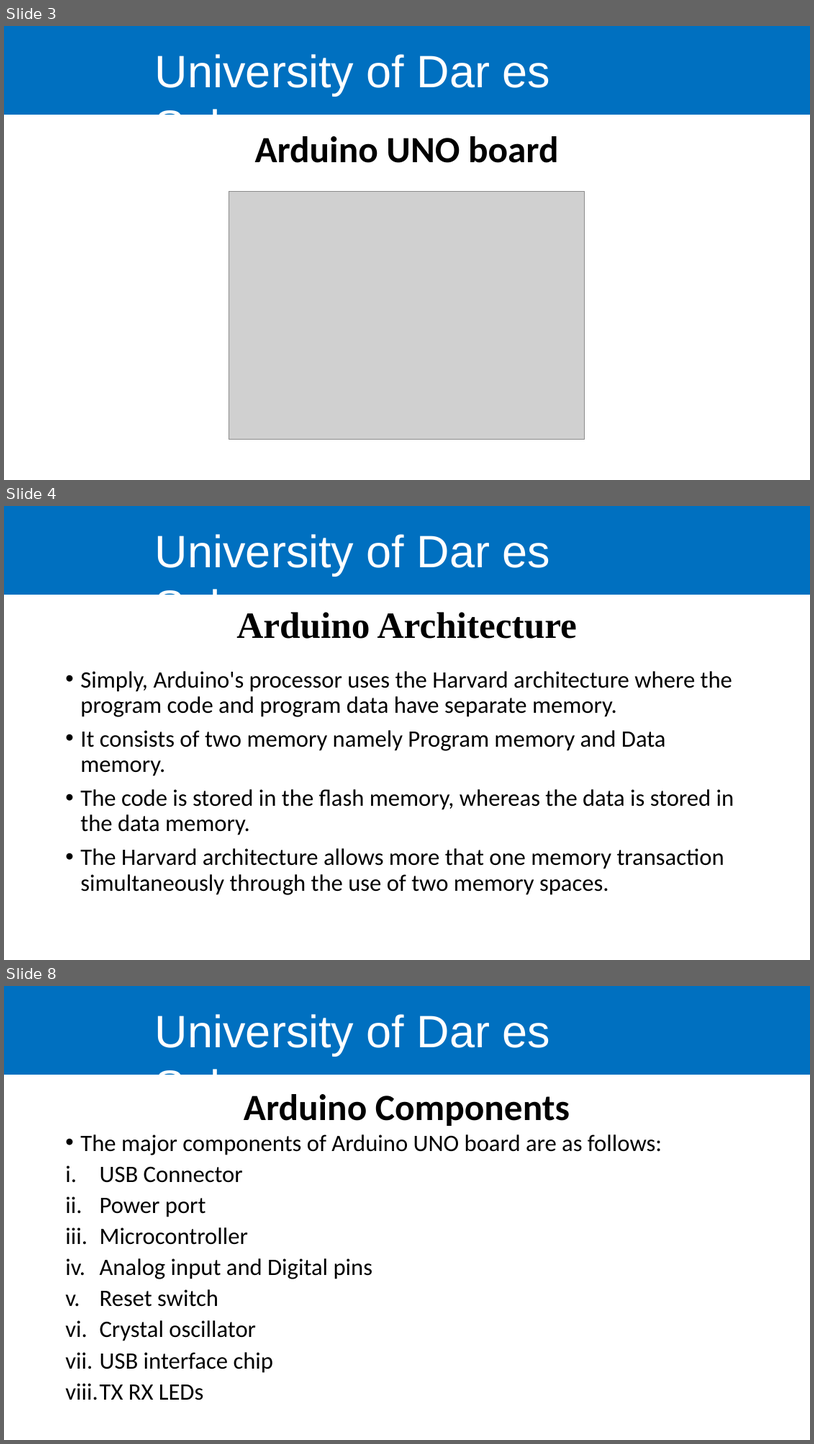
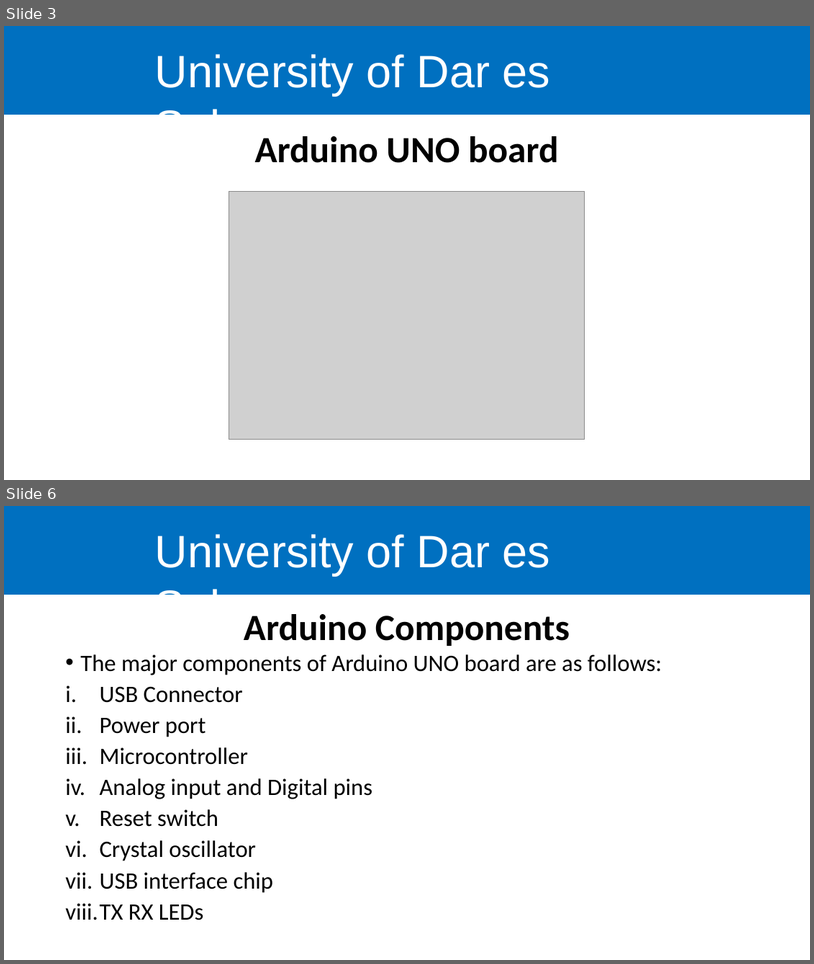
Before and after one commit to kelvkedyson/uissArduino, a slide deck: Lectures/ppts/Lecture 1.pptx. Shown one above the other, each under a label of ours: slides 3, 4 and 8 before the commit, slides 3 and 6 after it; the slides between them are not shown. The pictures are 814x1444 and 814x964 pixels, drawn with LibreOffice and Linux fonts; fonts in the diff are those of the drawing; grey boxes stand for pictures; background and template pictures are left out. Boxes give left, top, right and bottom in pixels: in the first picture for what was removed or moved away, otherwise in the second. Text is boxed around its words. In the diff, an @@ line names an element or a change of style, - is before the commit and + after.

Commit message:
Major changes to lecture 1 content, removed the architecture, added physical structure

```diff
--- a/Lectures/ppts/Lecture 1.pptx
+++ b/Lectures/ppts/Lecture 1.pptx
@@ slide 4 removed at (4,506,810,960), background #FFFFFF; not listed: 2 template elements that a slide beside it also shows @@
@@ title removed at (237,612,577,638) @@
-Arduino Architecture
@@ text removed at (80,671,735,895) @@
-• Simply, Arduino's processor uses the Harvard architecture where the program code and program data have separate memory.
-• It consists of two memory namely Program memory and Data memory.
-• The code is stored in the flash memory, whereas the data is stored in the data memory.
-• The Harvard architecture allows more that one memory transaction simultaneously through the use of two memory spaces.
@@ what was slide 8 is now slide 6 @@
```
Also in this commit, not shown: 1 slide changed, 4 slides added, 4 other slides removed, 1 other file.
